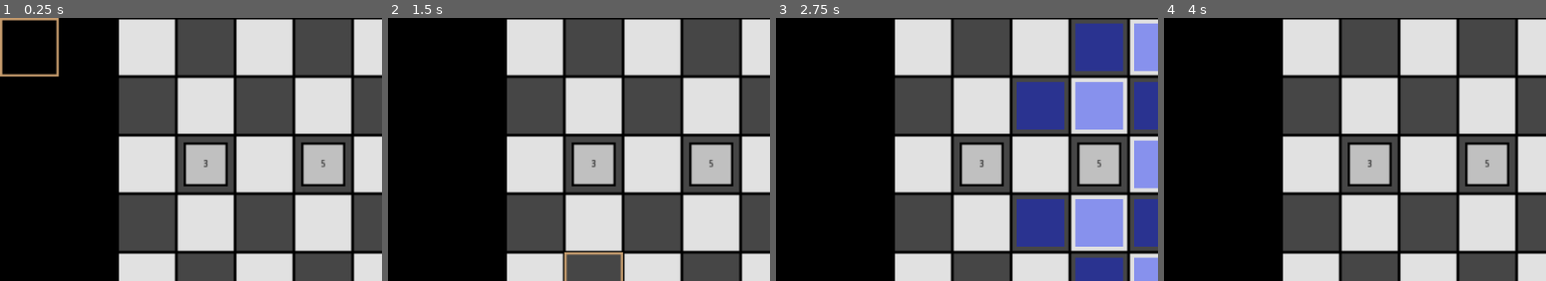
Above: before the commit, frames 1-4 (left to right).
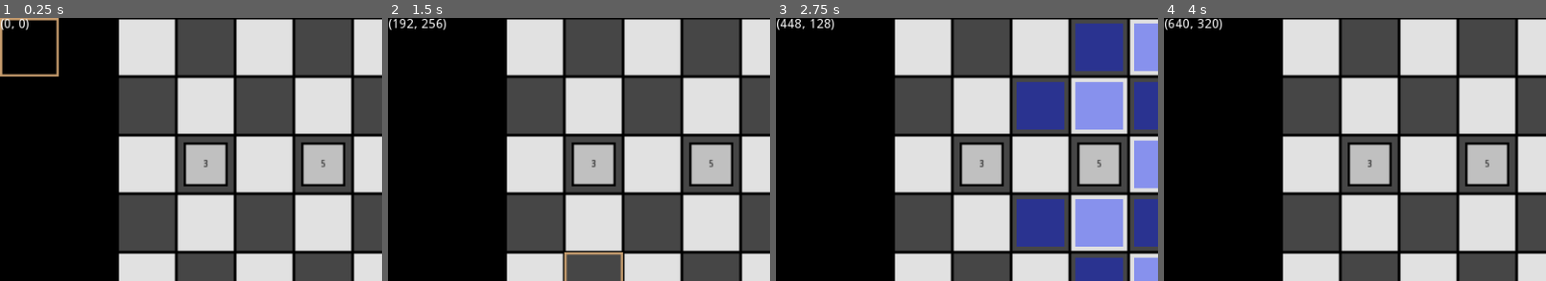
Above: after the commit, the same moments.

Repository: Taleshire/schachpira
Game: Godot game, scene res://assets/scenes/Level.tscn
Same seed, same stepped clock (60 frames per second), same inputs: the game is played once before the commit and once after it.
Inputs (mouse positions are % of the whole screen's width and height, from its top left):
- Up to frame 1 (0.25 s): no input
- Up to frame 2 (1.5 s): tap Enter at 0.5 s; move the mouse to (72, 45) at 0.52 s; click (72, 45) at 0.6 s; tap Space at 1.25 s; move the mouse to (30, 55) at 1.27 s; right-click (30, 55) at 1.35 s
- Up to frame 3 (2.75 s): tap Enter at 2 s; move the mouse to (60, 28) at 2.02 s; click (60, 28) at 2.1 s
- Up to frame 4 (4 s): tap Space at 2.75 s; move the mouse to (45, 70) at 2.77 s; right-click (45, 70) at 2.85 s; tap Enter at 3.5 s; move the mouse to (80, 65) at 3.52 s; click (80, 65) at 3.6 s
The pictures show only the part of the screen within x 0-50%, y 0-50%; the shares and areas given below are measured in that part.

The runs differ from the first frame. In frame 1, 0.1% of the frame differs, in the area x 0-8%, y 0-5%; in frame 2, 0.3%; in frame 3, 0.3%; in frame 4, 0.3%, in the area x 0-16%, y 0-5%.
Error before the commit: Invalid set index 'text' (on base: 'null instance') with value of type 'String'. (res://assets/scripts/ui.gd:31)

Commit message:
add honor, remove initiative from actors

Diff:
--- a/assets/scenes/Level.tscn
+++ b/assets/scenes/Level.tscn
@@ -105,11 +105,28 @@
 size_flags_vertical = 1
 script = ExtResource( 6 )
 
+[node name="MarkerContainer" type="Node2D" parent="UI/Draw"]
+show_behind_parent = true
+_sections_unfolded = [ "Visibility" ]
+
 [node name="Selection" type="Sprite" parent="UI/Draw"]
 texture = ExtResource( 7 )
 centered = false
 _sections_unfolded = [ "Offset", "Z Index" ]
 
-[node name="MarkerContainer" type="Node2D" parent="UI/Draw"]
-show_behind_parent = true
-_sections_unfolded = [ "Visibility" ]
+[node name="Tile" type="Label" parent="UI/Draw"]
+anchor_left = 0.0
+anchor_top = 0.0
+anchor_right = 0.0
+anchor_bottom = 0.0
+margin_right = 40.0
+margin_bottom = 14.0
+rect_pivot_offset = Vector2( 0, 0 )
+rect_clip_content = false
+mouse_filter = 2
+mouse_default_cursor_shape = 0
+size_flags_horizontal = 1
+size_flags_vertical = 4
+percent_visible = 1.0
+lines_skipped = 0
+max_lines_visible = -1
--- a/assets/scripts/actor.gd
+++ b/assets/scripts/actor.gd
@@ -8,14 +8,13 @@
 
 export(int) var HEALTH_MAX = 8
 export(int) var MOVES_MAX = 4
-export(int) var INIT_MAX = 5
 export(int) var STRENGTH_MAX = 2
 export(int) var ATTACK_RANGE = 1
 
 var health : int
 var moves : int
-var init : int
 var strength : int
+var honor : int = 0
 
 var can_move : bool = true
 var can_attack : bool = true
@@ -28,7 +27,6 @@
 func _ready():
 	health = HEALTH_MAX
 	moves = MOVES_MAX
-	init = INIT_MAX
 	strength = STRENGTH_MAX
 
 
